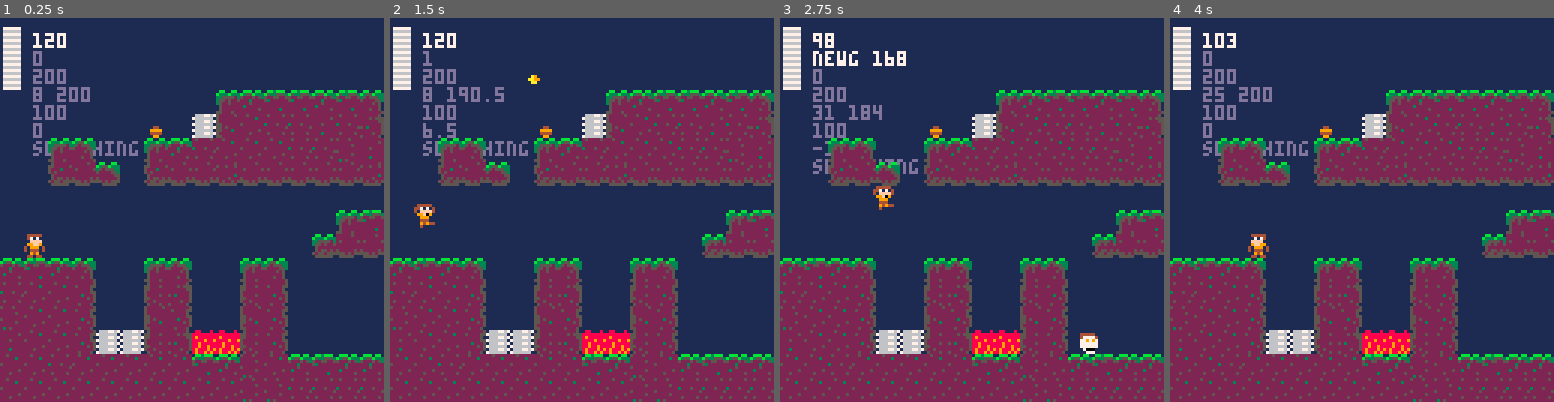
Above: before the commit, frames 1-4 (left to right).
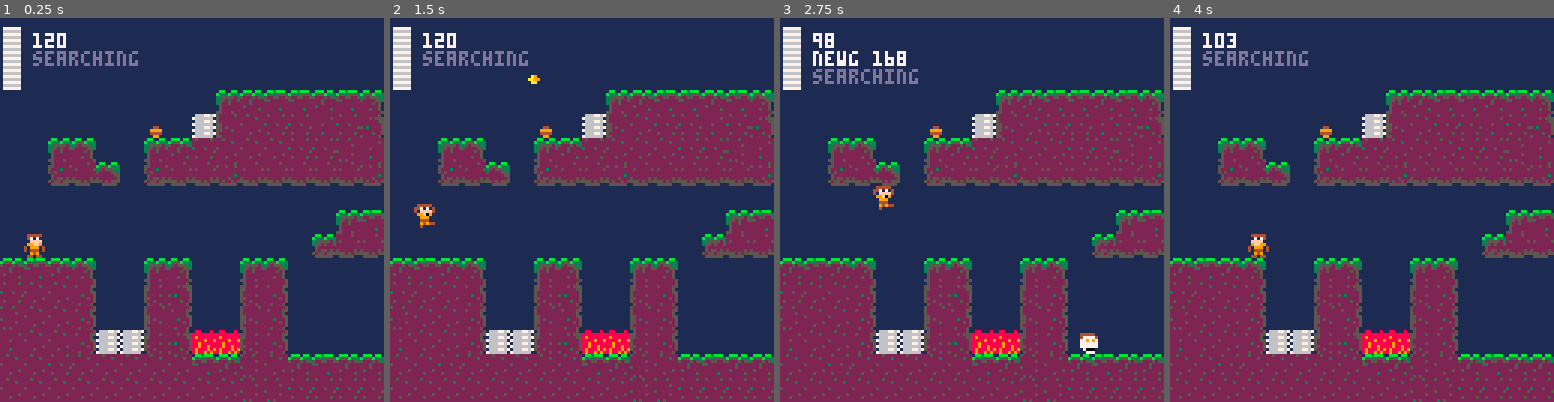
Above: after the commit, the same moments.

Repository: RicoP/picowiese
Game: PICO-8 cartridge mmm.p8
Same seed, same stepped clock (60 frames per second), same inputs: the game is played once before the commit and once after it.
Inputs:
- Up to frame 1 (0.25 s): no input
- Up to frame 2 (1.5 s): tap X (X key) at 0.33, 1.07 s; tap O (Z key) at 0.7 s
- Up to frame 3 (2.75 s): hold Right 1.6-2.1 s; tap O (Z key) at 1.7, 2.1, 2.5 s; tap X (X key) at 1.85 s; hold Up 2.15-2.42 s; hold Right from 2.47 s (still down)
- Up to frame 4 (4 s): tap O (Z key) at 2.9, 3.3, 3.7 s; tap X (X key) at 2.97 s; release Right at 3.03 s; hold Left 3.08-3.58 s; hold Down 3.63-3.97 s

The runs differ from the first frame. In frame 1, 1.6% of the frame differs, in the area x 8-36%, y 8-36%; in frame 2, 1.7%; in frame 3, 1.5%; in frame 4, 1.7%.

Commit message:
forgot commit

Diff:
--- a/mmm.p8
+++ b/mmm.p8
@@ -161,11 +161,11 @@
  end
 
  color(13)
- print(#entities)
- print(p.groundlevel)
- print(p.x .. " " .. p.y)
- print(p.health)
- print(p.jumpvel)
+ --print(#entities)
+ --print(p.groundlevel)
+ --print(p.x .. " " .. p.y)
+ --print(p.health)
+ --print(p.jumpvel)
 
  for e in all(enemies) do
   if e.tile == tile_turret then
@@ -680,25 +680,27 @@
  spr(t, e.x, e.y)
 end
 -->8
---turret statemachine
+-- turret statemachine
+
+
+
 function turret_in(s)
  if s == "searching" then return "spotted" end
+
  return s
 end
 
 function turret_out(s)
  if s == "spotted" then return "searching" end
- if s == "attacking" then return "waiting" end
+
  return s
 end
 
 function turret_time(s)
  if s == "spotted" then return "attacking" end
- if s == "waiting" then return "searching" end
+
  return s
 end
-
-
 __gfx__
 00000000e44444eee44444eee44444eee44444ee0bb00bb00bbb0bb00bb3bbb00bb00bb00bb00bb00bbb0bb00bbb3bb00bb00bb0333333333333333333333333
 00000000e47171ee4471714ee47171eee47171eeb333b333b355b333b5335553b355b333b333b333b355b333b5335553b355b333e333333ee333333ee333333e
--- /dev/null
+++ b/thss.p8
@@ -0,0 +1,101 @@
+pico-8 cartridge // http://www.pico-8.com
+version 18
+__lua__
+function array()
+ return {}
+end
+--tile dictionary
+tls = {
+ hero=1
+}
+
+--hero/player
+h = {x=0,y=0}
+h.vely=0
+h.velx=0
+
+--level
+lvl = {stage=0}
+lvl.stages = array()
+-->8
+--native functions
+
+function _init()
+ for y=0,63 do
+  for x=0,127 do
+   local t = mget(x,y)
+   if tls.hero == t then
+    mset(x,y,0)
+    local stg={}
+    stg.cx=0
+    stg.cy=flr(y/128)
+    stg.hx=x
+    stg.hy=y
+
+    add(lvl.stages,stg)
+   end
+  end
+ end
+ set_level(1)
+end
+
+function next_level()
+ set_level(lvl.stage+1)
+end
+
+function set_level(n)
+end
+
+function _update()
+end
+
+function _draw()
+end
+…(33 lines of a section not shown)…
+__map__
+0000000000000000000000000000000000000000000000000000000000000000000000000000000000000000000000000000000000000000000000000000000000000000000000000000000000000000000000000000000000000000000000000000000000000000000000000000000000000000000000000000000000000000
+0000000000000000000000000000000000000000000000000000000000000000000000000000000000000000000000000000000000000000000000000000000000000000000000000000000000000000000000000000000000000000000000000000000000000000000000000000000000000000000000000000000000000000
+0000000000000000000000000000000000000000000000000000000000000000000000000000000000000000000000000000000000000000000000000000000000000000000000000000000000000000000000000000000000000000000000000000000000000000000000000000000000000000000000000000000000000000
+0000000000000000000000000000000000000000000000000000000000000000000000000000000000000000000000000000000000000000000000000000000000000000000000000000000000000000000000000000000000000000000000000000000000000000000000000000000000000000000000000000000000000000
+0000000000000000000000000000000000000000000000000000000000000000000000000000000000000000000000000000000000000000000000000000000000000000000000000000000000000000000000000000000000000000000000000000000000000000000000000000000000000000000000000000000000000000
+0000000000000000000000000000000000000000000000000000000000000000000000000000000000000000000000000000000000000000000000000000000000000000000000000000000000000000000000000000000000000000000000000000000000000000000000000000000000000000000000000000000000000000
+0000000000000000000000000000000000000000000000000000000000000000000000000000000000000000000000000000000000000000000000000000000000000000000000000000000000000000000000000000000000000000000000000000000000000000000000000000000000000000000000000000000000000000
+0000000000000000000000000000000000000000000000000000000000000000000000000000000000000000000000000000000000000000000000000000000000000000000000000000000000000000000000000000000000000000000000000000000000000000000000000000000000000000000000000000000000000000
+0000000000000000000000000000000000000000000000000000000000000000000000000000000000000000000000000000000000000000000000000000000000000000000000000000000000000000000000000000000000000000000000000000000000000000000000000000000000000000000000000000000000000000
+0000000000000000000000000000000000000000000000000000000000000000000000000000000000000000000000000000000000000000000000000000000000000000000000000000000000000000000000000000000000000000000000000000000000000000000000000000000000000000000000000000000000000000
+0000000000000000000000000000000000000000000000000000000000000000000000000000000000000000000000000000000000000000000000000000000000000000000000000000000000000000000000000000000000000000000000000000000000000000000000000000000000000000000000000000000000000000
+0100000000000000001818181818181800000000000000000000000000000000000000000000000000000000000000000000000000000000000000000000000000000000000000000000000000000000000000000000000000000000000000000000000000000000000000000000000000000000000000000000000000000000
+0808080808080808080000000000000008080808080808080808080800000000000000000000000000000000000000000000000000000000000000000000000000000000000000000000000000000000000000000000000000000000000000000000000000000000000000000000000000000000000000000000000000000000
+0808080808080808080800000000000808080808080000000000000000000000000000000000000000000000000000000000000000000000000000000000000000000000000000000000000000000000000000000000000000000000000000000000000000000000000000000000000000000000000000000000000000000000
Not shown, changed: 33 lines of the sprite sheet (__gfx__) section of thss.p8
